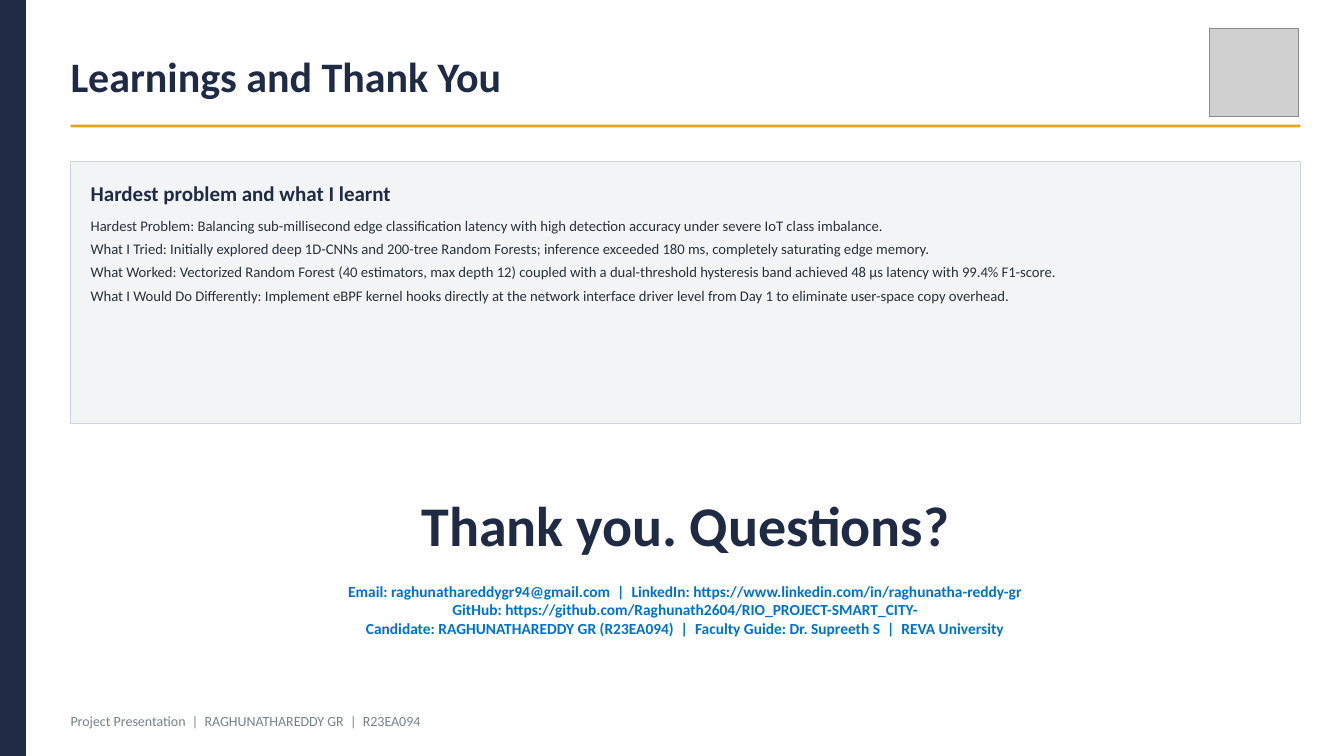
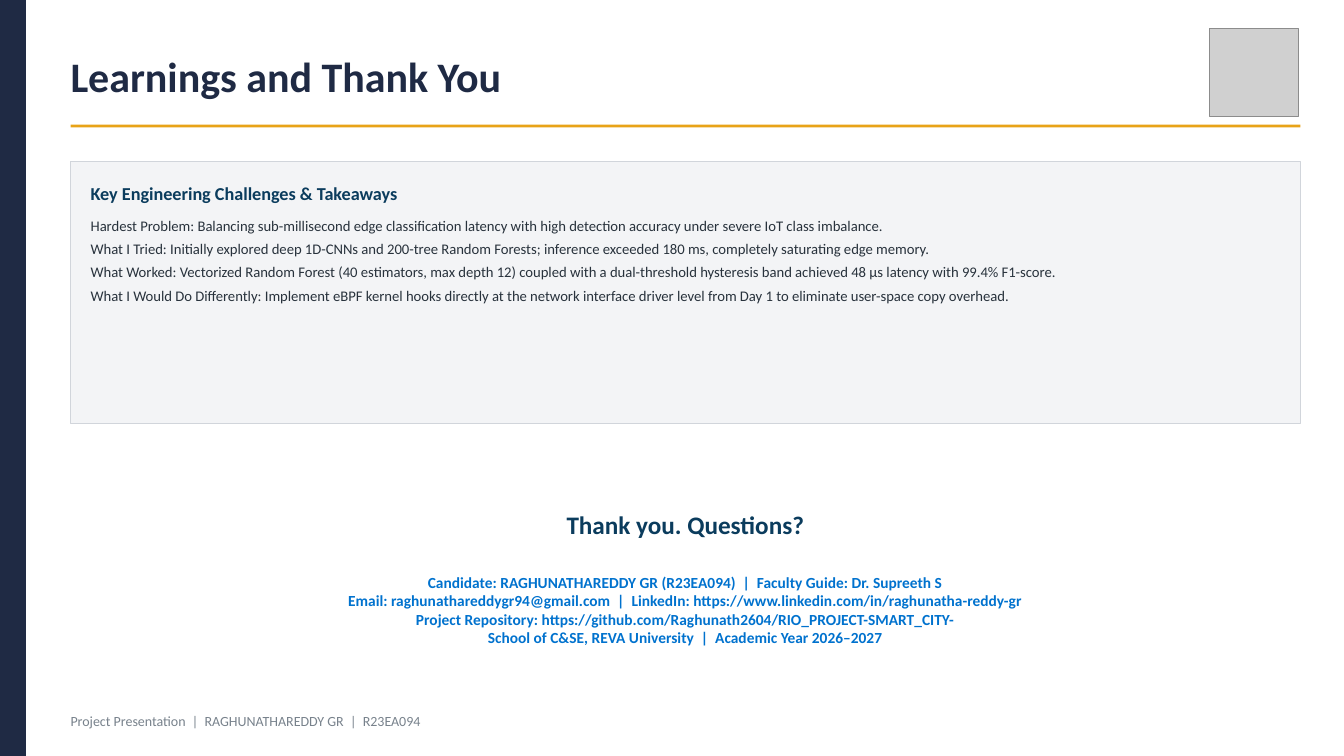
Before and after one commit to Raghunath2604/RIO_PROJECT-SMART_CITY-, a slide deck: slide 12 of docs/Project_Presentation_R23EA094.pptx. Drawn at 1344x756 pixels with LibreOffice and Linux fonts; fonts in the diff are those of the drawing; grey boxes stand for pictures. Boxes give left, top, right and bottom in pixels: in the first picture for what was removed or moved away, otherwise in the second. Text is boxed around its words. In the diff, an @@ line names an element or a change of style, - is before the commit and + after.

```diff
--- a/docs/Project_Presentation_R23EA094.pptx
+++ b/docs/Project_Presentation_R23EA094.pptx
@@ text at [91,187,397,203]: text changed; size 15 to 13 pt; text colour #1F2A44 to #0B3C5D @@
-Hardest problem and what I learnt
+Key Engineering Challenges & Takeaways
@@ text "Thank you. Questions?" at [567,516,804,538]: size 40 to 18 pt, text colour #1F2A44 to #0B3C5D @@
@@ text at [348,576,1021,646]: text changed @@
-Email: raghunathareddygr94@gmail.com | LinkedIn: https://www.linkedin.com/in/raghunatha-reddy-gr
-GitHub: https://github.com/Raghunath2604/RIO_PROJECT-SMART_CITY-
-Candidate: RAGHUNATHAREDDY GR (R23EA094) | Faculty Guide: Dr. Supreeth S | REVA University
+Candidate: RAGHUNATHAREDDY GR (R23EA094) | Faculty Guide: Dr. Supreeth S
+Email: raghunathareddygr94@gmail.com | LinkedIn: https://www.linkedin.com/in/raghunatha-reddy-gr
+Project Repository: https://github.com/Raghunath2604/RIO_PROJECT-SMART_CITY-
+School of C&SE, REVA University | Academic Year 2026–2027
```
Also in this commit, not shown: 8 other slides changed, 9 other files.
